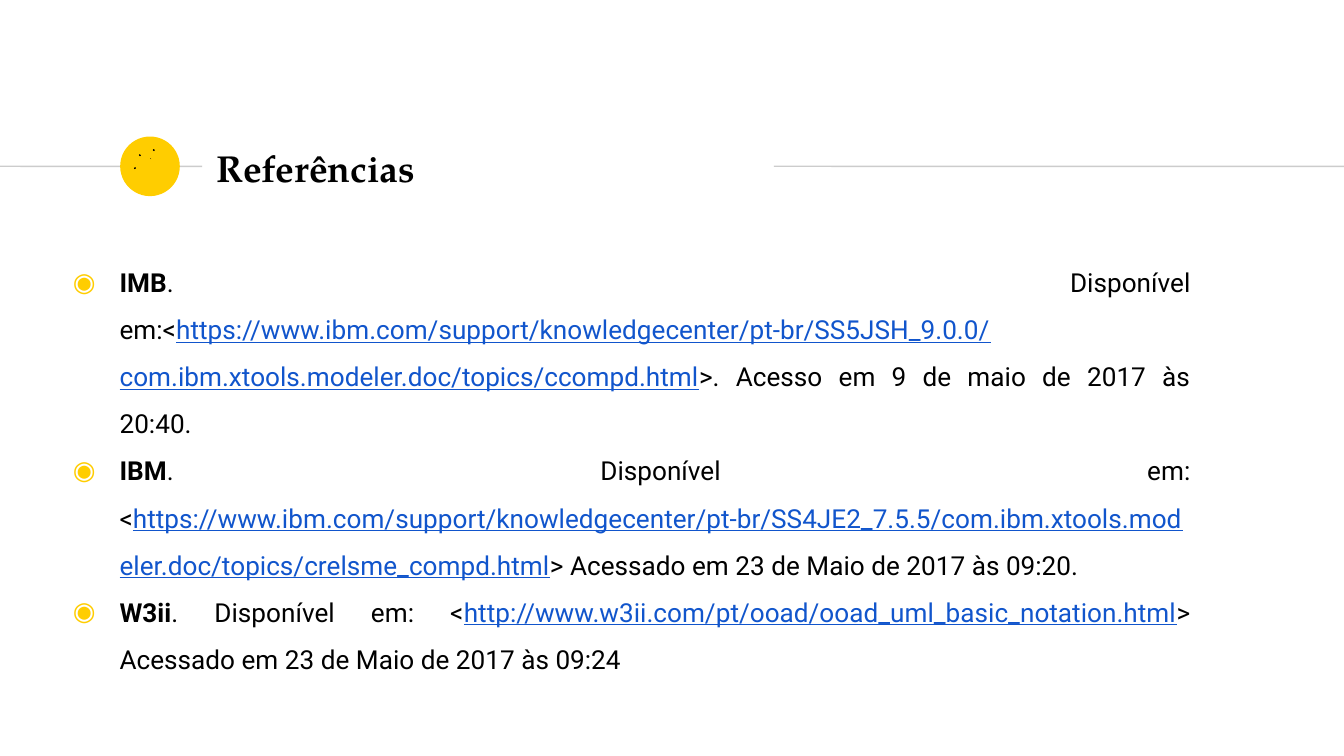
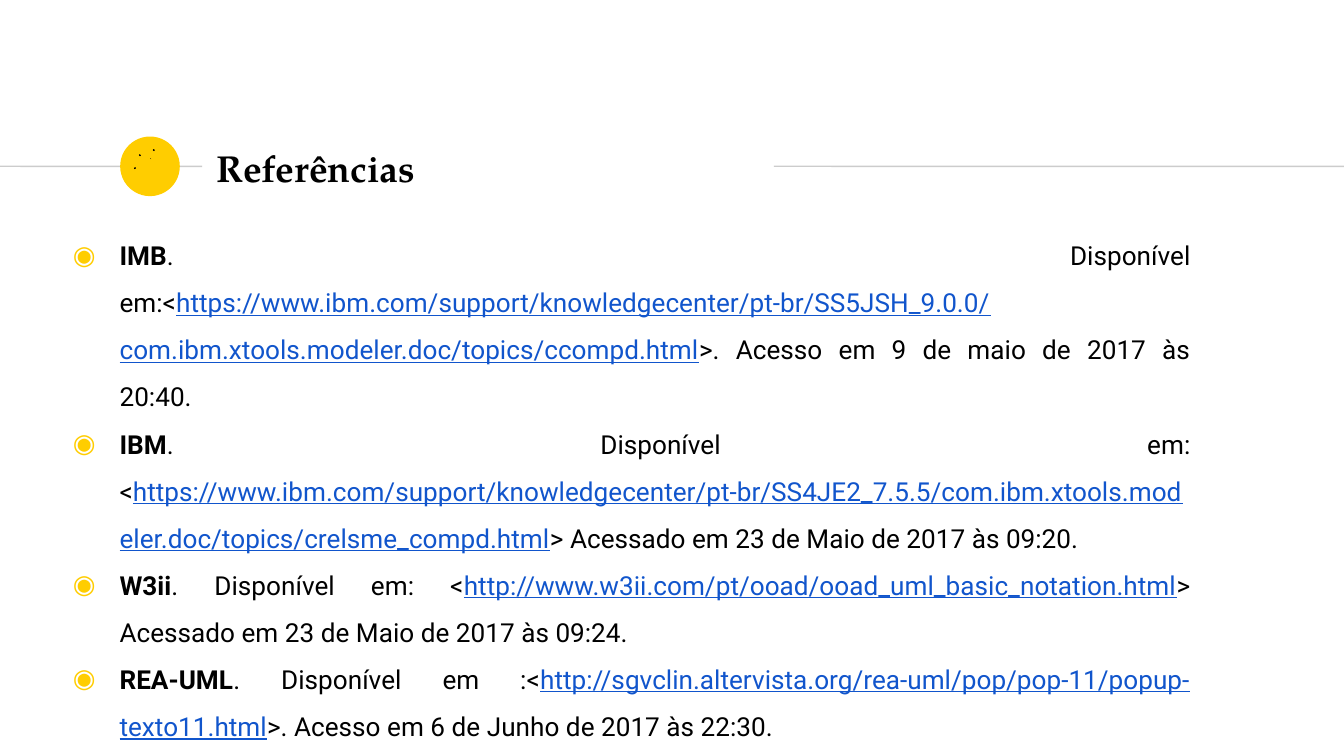
Before and after one commit to fga-eps-mds/A-Disciplina-MDS-EPS, a slide deck: slide 27 of MDS_Material/Diagrama_Componentes/Diagrama de Componentes - Apresentacao.odp (slide 20 before the commit). Drawn at 1344x756 pixels with LibreOffice and Linux fonts; fonts in the diff are those of the drawing. Boxes give left, top, right and bottom in pixels: in the first picture for what was removed or moved away, otherwise in the second. Text is boxed around its words. In the diff, an @@ line names an element or a change of style, - is before the commit and + after.

```diff
--- a/MDS_Material/Diagrama_Componentes/Diagrama de Componentes - Apresentacao.odp
+++ b/MDS_Material/Diagrama_Componentes/Diagrama de Componentes - Apresentacao.odp
@@ text "IMB. Disponível em:<https://www.ibm.com/support/knowledgecen ...": place and size @@
-text "IMB. Disponível em:<https://www.ibm.com/support/knowledgecen ..." at [120,272,1190,670]
+text "IMB. Disponível em:<https://www.ibm.com/support/knowledgecen ..." at [120,245,1190,740]
@@ text at [120,575,1190,740]: text changed @@
-◉ W3ii. Disponível em: <http://www.w3ii.com/pt/ooad/ooad_uml_basic_notation.html> Acessado em 23 de Maio de 2017 às 09:24
+◉ W3ii. Disponível em: <http://www.w3ii.com/pt/ooad/ooad_uml_basic_notation.html> Acessado em 23 de Maio de 2017 às 09:24.
+◉ REA-UML. Disponível em :<http://sgvclin.altervista.org/rea-uml/pop/pop-11/popup-texto11.html>. Acesso em 6 de Junho de 2017 às 22:30.
```
Also in this commit, not shown: 7 slides added.
